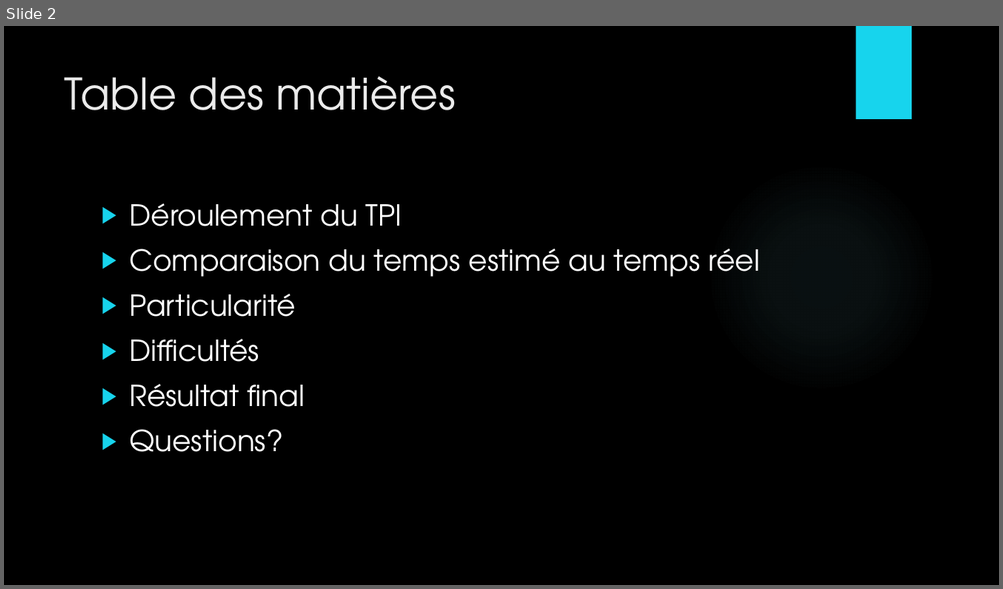
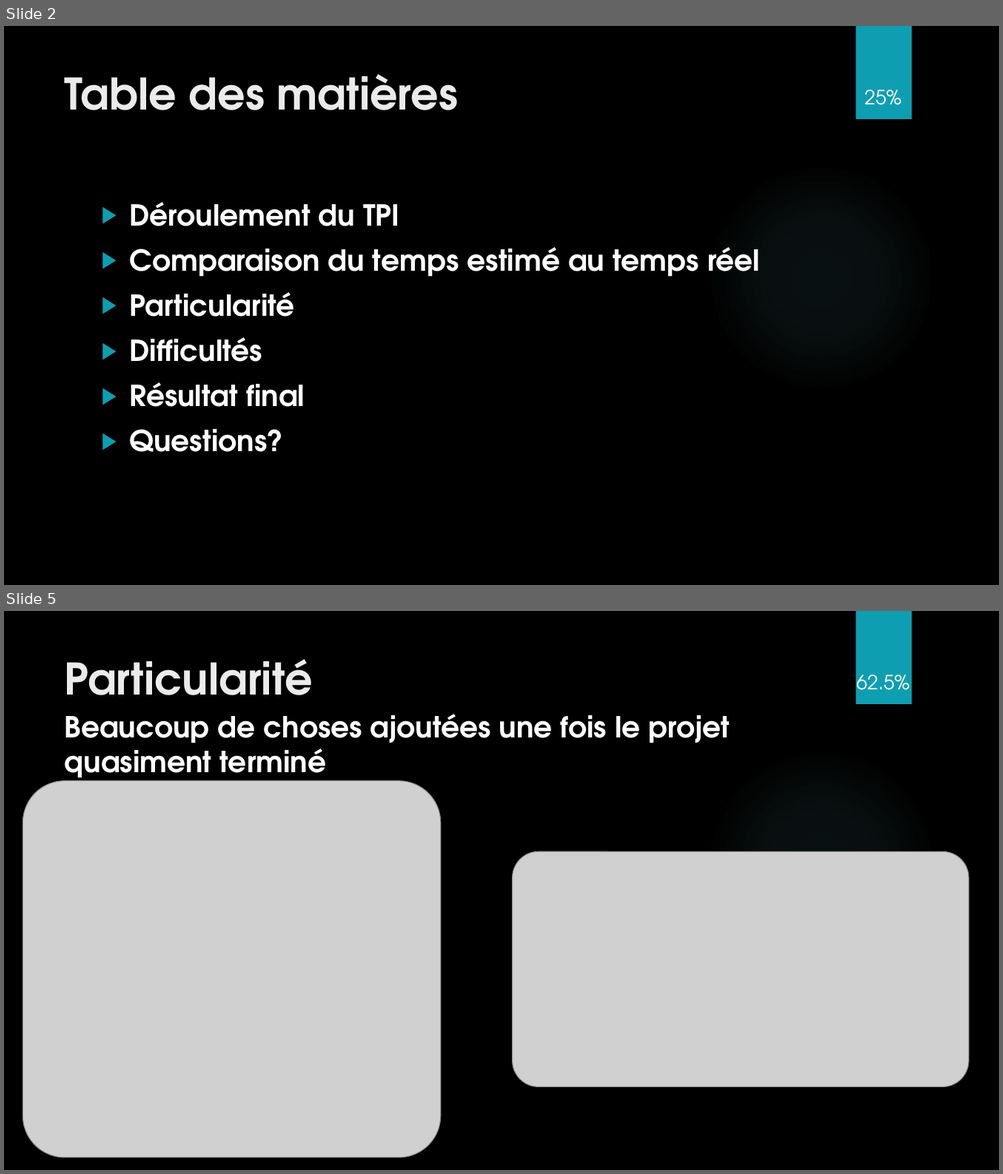
Before and after one commit to Daxank/TPI, a slide deck: TPI_Multiplix_presentation.pptx. Shown one above the other, each under a label of ours: slide 2 before the commit, slides 2 and 5 after it; the slides between them are not shown. The pictures are 1003x589 and 1003x1174 pixels, drawn with LibreOffice and Linux fonts; fonts in the diff are those of the drawing; grey boxes stand for pictures; background and template pictures are left out. Boxes give left, top, right and bottom in pixels: in the first picture for what was removed or moved away, otherwise in the second. Text is boxed around its words. In the diff, an @@ line names an element or a change of style, - is before the commit and + after.

```diff
--- a/TPI_Multiplix_presentation.pptx
+++ b/TPI_Multiplix_presentation.pptx
@@ slide 5 added at (x1=4, y1=611, x2=999, y2=1170), background picture (left out); not listed: 2 template elements that a slide beside it also shows @@
@@ title added at (x1=64, y1=659, x2=312, y2=695), 42 pt, text #EBEBEB, bold @@
+Particularité
@@ text added at (x1=856, y1=675, x2=909, y2=690), 19 pt, text #FFFFFF @@
+62.5%
@@ text added at (x1=64, y1=714, x2=729, y2=784), 28 pt, text #FFFFFF, bold @@
+Beaucoup de choses ajoutées une fois le projet quasiment terminé
@@ picture added at (x1=22, y1=781, x2=441, y2=1158) @@
@@ picture added at (x1=512, y1=852, x2=969, y2=1088) @@
@@ slide 2 changed as well @@
@@ rectangle at (x1=855, y1=26, x2=911, y2=119): fill #17D4ED to #0E9EB2 @@
@@ title "Table des matières" at (x1=64, y1=74, x2=458, y2=110): bold on @@
@@ page number added at (x1=864, y1=90, x2=901, y2=105), 19 pt, text #FFFFFF @@
+25%
@@ text "Déroulement du TPI" at (x1=130, y1=202, x2=760, y2=452): bold on; bullet colour #17D4ED to #0E9EB2 @@
```
Also in this commit, not shown: 1 other slide changed, 5 other slides added.
